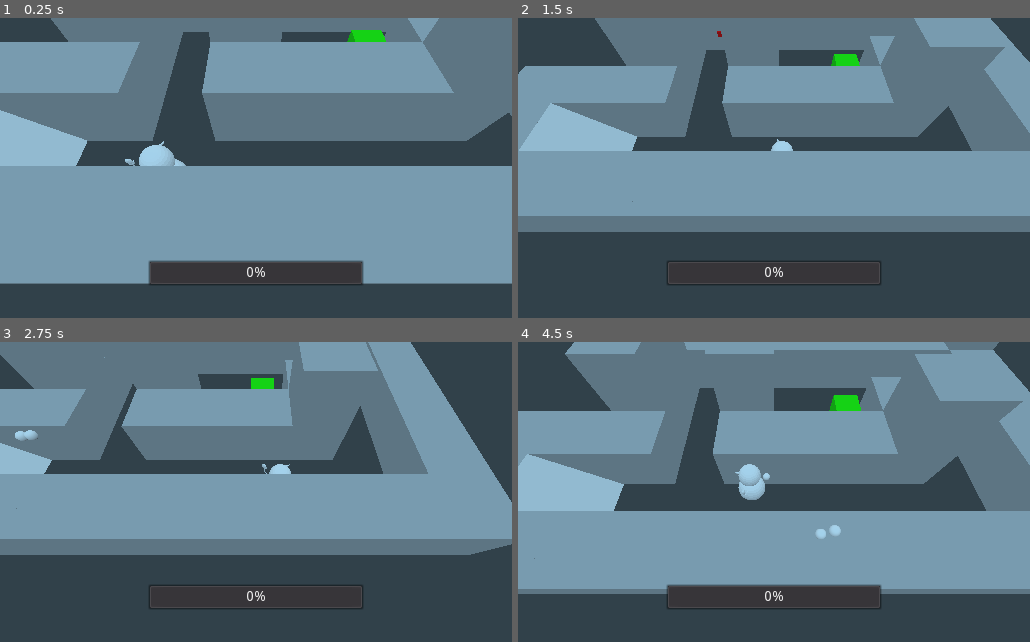
Above: before the commit, frames 1-4 (two rows, left to right).
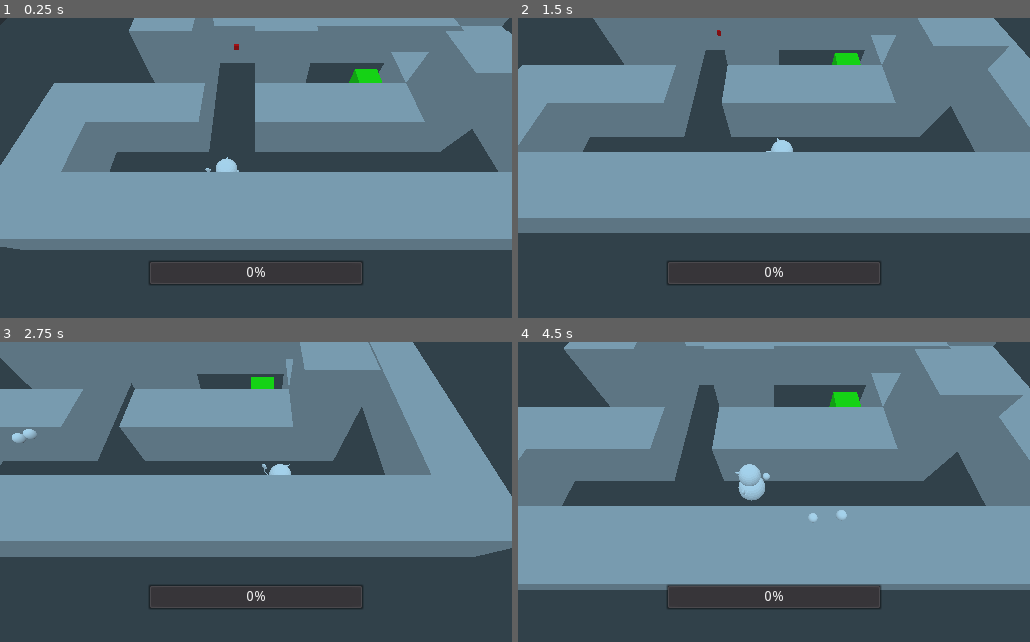
Above: after the commit, the same moments.

Repository: Altoc/crazy-christmas
Game: Godot game, scene res://scenes/Main.tscn
Two runs of this game, one before a commit and one after it. Both use one fixed random seed, a clock stepped at 60 frames per second and the inputs below.
Inputs (mouse positions are in pixels of both pictures, inside the frame that each line leads up to):
- Up to frame 1 (0.25 s): no input
- Up to frame 2 (1.5 s): move the mouse to (886, 153) at 0.52 s; press the mouse at (886, 153) at 0.53 s; hold D (PlayerRight) 0.53-1.28 s; move the mouse to (671, 183) at 1.27 s; release the mouse at (671, 183) at 1.28 s; hold S (PlayerBackward) from 1.28 s (still down); click (671, 183) at 1.35 s
- Up to frame 3 (2.75 s): move the mouse to (307, 426) at 2.02 s; release S (PlayerBackward) at 2.03 s; press the mouse at (307, 426) at 2.03 s; hold D (PlayerRight) from 2.03 s (still down)
- Up to frame 4 (4.5 s): move the mouse to (748, 552) at 2.77 s; release D (PlayerRight) at 2.78 s; release the mouse at (748, 552) at 2.78 s; hold W (PlayerForward) 2.78-3.53 s; click (748, 552) at 2.85 s; move the mouse to (927, 537) at 3.52 s; press the mouse at (927, 537) at 3.53 s; hold A (PlayerLeft) from 3.53 s (still down); move the mouse to (620, 447) at 4.27 s; release the mouse at (620, 447) at 4.28 s; click (620, 447) at 4.35 s

The runs differ from the first frame. In frame 1, 46% of the frame differs, in the area x 0-100%, y 0-89%; in frame 2, 4.7%; in frame 3, 3.8%; in frame 4, 12%.

Commit message:
working buttons and obstacles, smoother rotation

Diff:
--- a/Crazy Christmas/scenes/Button.tscn
+++ b/Crazy Christmas/scenes/Button.tscn
@@ -9,8 +9,8 @@
 vertex_color_use_as_albedo = true
 albedo_color = Color( 1, 0, 0, 1 )
 
-[sub_resource type="ConvexPolygonShape" id=3]
-points = PoolVector3Array( -0.25, -0.25, -0.25, 0.25, 0.25, 0.25, 0.25, -0.25, 0.25, 0.25, 0.25, -0.25, -0.25, 0.25, 0.25, 0.25, -0.25, -0.25, -0.25, -0.25, 0.25, -0.25, 0.25, -0.25 )
+[sub_resource type="BoxShape" id=3]
+extents = Vector3( 0.59849, 0.554651, 0.582267 )
 
 [node name="Button" type="Spatial"]
 script = ExtResource( 1 )
@@ -20,8 +20,12 @@
 material/0 = SubResource( 2 )
 
 [node name="Area" type="Area" parent="."]
+collision_layer = 2
+collision_mask = 2
 
 [node name="CollisionShape" type="CollisionShape" parent="Area"]
 shape = SubResource( 3 )
 
 [node name="AnimationPlayer" type="AnimationPlayer" parent="."]
+
+[connection signal="body_entered" from="Area" to="." method="_on_Area_body_entered"]
--- a/Crazy Christmas/scenes/Main.tscn
+++ b/Crazy Christmas/scenes/Main.tscn
@@ -31,6 +31,7 @@
 [node name="Level01" parent="Game" instance=ExtResource( 1 )]
 
 [node name="Camera" parent="Game" instance=ExtResource( 5 )]
+transform = Transform( 1, 0, 0, 0, 0.477251, 0.878767, 0, -0.878767, 0.477251, -11, 20, 9 )
 
 [node name="Player" parent="Game" instance=ExtResource( 2 )]
 transform = Transform( 1, 0, 0, 0, 1, 0, 0, 0, 1, -20, 2.97406, 5 )
--- a/Crazy Christmas/scenes/Player.tscn
+++ b/Crazy Christmas/scenes/Player.tscn
@@ -4,7 +4,6 @@
 [ext_resource path="res://scenes/models/ModelSnowman01.tscn" type="PackedScene" id=2]
 
 [sub_resource type="CapsuleShape" id=1]
-radius = 0.745067
 
 [node name="Player" type="KinematicBody" groups=["player"]]
 script = ExtResource( 1 )
@@ -12,5 +11,5 @@
 [node name="ModelSnowman01" parent="." instance=ExtResource( 2 )]
 
 [node name="CollisionShape" type="CollisionShape" parent="."]
-transform = Transform( 1, 0, 0, 0, -4.37114e-08, -1, 0, 1, -4.37114e-08, 0, 1.28645, 0 )
+transform = Transform( 1, 0, 0, 0, -4.37114e-08, -1, 0, 1, -4.37114e-08, 0, 1.70947, -0.0166945 )
 shape = SubResource( 1 )
--- a/Crazy Christmas/scenes/Snowball.tscn
+++ b/Crazy Christmas/scenes/Snowball.tscn
@@ -7,7 +7,7 @@
 [sub_resource type="ConvexPolygonShape" id=2]
 points = PoolVector3Array( 0.980344, 0.183469, 0.0315765, -0.977477, -0.183355, -0.0904639, -0.942976, -0.274012, -0.18 …(1917 unchanged characters)…
 
-[node name="Snowball" type="RigidBody"]
+[node name="Snowball" type="RigidBody" groups=["snowball"]]
 collision_layer = 2
 collision_mask = 2
 script = ExtResource( 1 )
--- a/Crazy Christmas/scenes/Wall.tscn
+++ b/Crazy Christmas/scenes/Wall.tscn
@@ -6,8 +6,7 @@
 vertex_color_use_as_albedo = true
 albedo_color = Color( 0.741176, 0.741176, 0.741176, 1 )
 
-[sub_resource type="ConvexPolygonShape" id=3]
-points = PoolVector3Array( -1, -1, -1, 1, 1, 1, 1, -1, 1, 1, 1, -1, -1, 1, 1, 1, -1, -1, -1, -1, 1, -1, 1, -1 )
+[sub_resource type="BoxShape" id=3]
 
 [node name="Wall" type="Spatial"]
 
--- a/Crazy Christmas/scenes/level/Level01.tscn
+++ b/Crazy Christmas/scenes/level/Level01.tscn
@@ -36,6 +36,7 @@
 
 [node name="Button" parent="Buttons" instance=ExtResource( 4 )]
 transform = Transform( 1, 0, 0, 0, 1, 0, 0, 0, 1, -20, 4, -10 )
+signalChannel = 0
 
 [node name="Walls" type="Spatial" parent="."]
 
@@ -159,7 +160,8 @@
 [node name="Ramps" type="Spatial" parent="."]
 
 [node name="Ramp" parent="Ramps" instance=ExtResource( 3 )]
-transform = Transform( -4.37114e-08, 0, 1, 0, 1, 0, -1, 0, -4.37114e-08, -28, 4, 4 )
+transform = Transform( -4.37114e-08, 0, 1, 0, 1, 0, -1, 0, -4.37114e-08, -28, 0, 4 )
+signalChannel = 0
 
 [node name="TeleportOut" parent="." instance=ExtResource( 2 )]
 transform = Transform( 1, 0, 0, 0, 1, 0, 0, 0, 1, -8, 3, -4 )
--- a/Crazy Christmas/scenes/models/Ramp.tscn
+++ b/Crazy Christmas/scenes/models/Ramp.tscn
@@ -23,21 +23,30 @@
 
 [sub_resource type="Animation" id=3]
 resource_name = "ACTION_RISE"
-length = 2.0
-tracks/0/type = "transform"
-tracks/0/path = NodePath("Cube")
+tracks/0/type = "value"
+tracks/0/path = NodePath("Cube:translation")
 tracks/0/interp = 1
 tracks/0/loop_wrap = true
 tracks/0/imported = false
 tracks/0/enabled = true
-tracks/0/keys = PoolRealArray( 0, 1, 0, -6, 0, 0, 0, 0, 1, 2, 2, 2, 2, 1, 0, 0, 0, 0, 0, 0, 1, 2, 2, 2 )
-tracks/1/type = "transform"
-tracks/1/path = NodePath("StaticBody")
+tracks/0/keys = {
+"times": PoolRealArray( 0, 1 ),
+"transitions": PoolRealArray( 1, 1 ),
+"update": 0,
+"values": [ Vector3( 0, 0, 0 ), Vector3( 0, 4, 0 ) ]
+}
+tracks/1/type = "value"
+tracks/1/path = NodePath("StaticBody:translation")
 tracks/1/interp = 1
 tracks/1/loop_wrap = true
 tracks/1/imported = false
 tracks/1/enabled = true
-tracks/1/keys = PoolRealArray( 0, 1, 0, -6, 0, 0, 0, 0, 1, 1, 1, 1, 2, 1, 0, 0, 0, 0, 0, 0, 1, 1, 1, 1 )
+tracks/1/keys = {
+"times": PoolRealArray( 0, 1 ),
+"transitions": PoolRealArray( 1, 1 ),
+"update": 0,
+"values": [ Vector3( 0, 0, 0 ), Vector3( 0, 4, 0 ) ]
+}
 
 [node name="Ramp" type="Spatial"]
 script = ExtResource( 2 )
--- a/Crazy Christmas/scripts/Button.gd
+++ b/Crazy Christmas/scripts/Button.gd
@@ -21,7 +21,7 @@
 ##FUNCS
 
 func _ready():
-	press()
+	get_node("MeshInstance").get_surface_material(0).albedo_color = GLOBALS.COLOR_RED
 
 func press():
 	setState(STATES.PRESSED)
@@ -33,6 +33,11 @@
 			STATES.UNPRESSED:
 				pass
 			STATES.PRESSED:
-				print("Button Pressed")
-				SIGNAL_BUS.emit_signal("obstacleAction", 1, 0)
+				get_node("MeshInstance").get_surface_material(0).albedo_color = GLOBALS.COLOR_GREEN
+				SIGNAL_BUS.emit_signal("obstacleAction", 1, signalChannel)
 				pass
+
+
+func _on_Area_body_entered(body):
+	if(body.is_in_group("snowball")):
+		press()
--- a/Crazy Christmas/scripts/CameraTarget.gd
+++ b/Crazy Christmas/scripts/CameraTarget.gd
@@ -4,7 +4,7 @@
 export var yOffset = 0
 
 # Called every frame. 'delta' is the elapsed time since the previous frame.
-func _process(delta):
+func _process(_delta):
 	global_transform.origin.x = get_node("../../Player").global_transform.origin.x
 	global_transform.origin.y = get_node("../../Player").global_transform.origin.y + yOffset
 	global_transform.origin.z = get_node("../../Player").global_transform.origin.z + zOffset
--- a/Crazy Christmas/scripts/Globals.gd
+++ b/Crazy Christmas/scripts/Globals.gd
@@ -4,3 +4,7 @@
 onready var PAUSED = false
 onready var RNG = RandomNumberGenerator.new()
 const GRAVITY = 100
+
+const COLOR_RED = Color(1, 0, 0)
+const COLOR_GREEN = Color(0, 1, 0)
+const COLOR_BLUE = Color(0, 0, 1)
--- a/Crazy Christmas/scripts/Obstacle.gd
+++ b/Crazy Christmas/scripts/Obstacle.gd
@@ -27,7 +27,7 @@
 ##FUNCS
 
 func _ready():
-	SIGNAL_BUS.connect("obstacleAction", self, "setState")
+	SIGNAL_BUS.connect("obstacleAction", self, "obstacleActionReceiver")
 
 func obstacleActionReceiver(argActionIdx, argSignalChannel):
 	if(argSignalChannel == signalChannel):
@@ -56,6 +56,3 @@
 				pass
 			STATES.IDLE_AFTER:
 				pass
-
-func rise():
-	setState(STATES.ACTION_RISE)
--- a/Crazy Christmas/scripts/PlayerMovement.gd
+++ b/Crazy Christmas/scripts/PlayerMovement.gd
@@ -72,18 +72,20 @@
 		setPlayerState(PLAYER_STATES.RUN)
 	velocity = move_and_slide(velocity, Vector3(0, 1, 0),
 									true, 4, PI/4, false)
-	rotation.x = 0
-	rotation.z = 0
 
 func _input(event):
 	if event is InputEventMouseMotion:
 		var fromRay = camera.project_ray_origin(event.position)
 		toRay = fromRay + camera.project_ray_normal(event.position) * RAY_LENGTH
 		look_at(toRay, Vector3(0,1,0))
+		rotation.x = 0
+		rotation.z = 0
 	if event is InputEventMouseButton && event.button_index == 0 && snowballReady:
 		var fromRay = camera.project_ray_origin(event.position)
 		toRay = fromRay + camera.project_ray_normal(event.position) * RAY_LENGTH
 		look_at(toRay, Vector3(0,1,0))
+		rotation.x = 0
+		rotation.z = 0
 		setPlayerState(PLAYER_STATES.SNOWBALL_CHARGE)
 
 func chargeSnowball(delta):
--- a/Crazy Christmas/scripts/Snowball.gd
+++ b/Crazy Christmas/scripts/Snowball.gd
@@ -11,6 +11,5 @@
 func die():
 	queue_free()
 
-
 func _on_Snowball_body_entered(body):
 	die()
